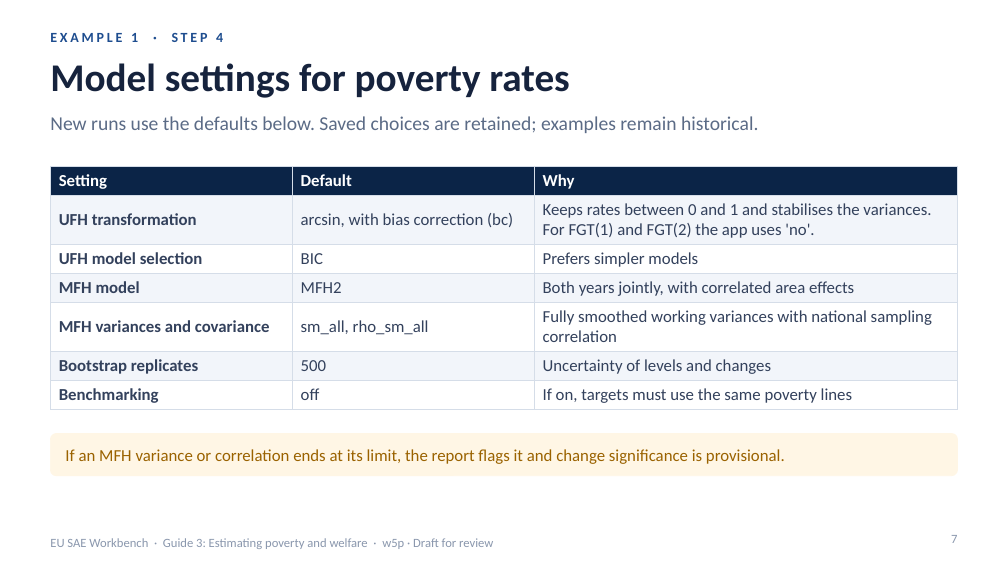
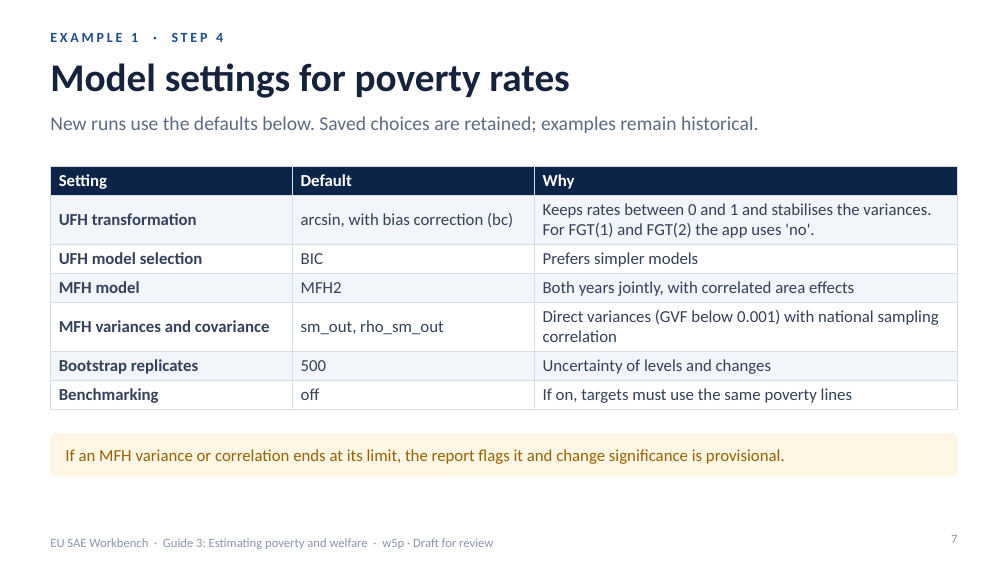
Before and after one commit to Noboyoshida227/eu-sae-application, a slide deck: slide 7 of docs/instructions/English/EU_SAE_Workbench_Guide_3_Estimating_Poverty_and_Welfare.pptx. Drawn at 1008x567 pixels with LibreOffice and Linux fonts; fonts in the diff are those of the drawing. Boxes give left, top, right and bottom in pixels: in the first picture for what was removed or moved away, otherwise in the second. Text is boxed around its words. In the diff, an @@ line names an element or a change of style, - is before the commit and + after.

Commit message:
Add design-effect variance smoothing for MFH
Add an opt-in MFH smoothing mode that models design effects and rebuilds headcount variances using each domain’s rate and sample size. Validate the configuration, fall back to sample-size smoothing for unsupported indicators, and add coverage for smoothing behavior and edge cases.

```diff
--- a/docs/instructions/English/EU_SAE_Workbench_Guide_3_Estimating_Poverty_and_Welfare.pptx
+++ b/docs/instructions/English/EU_SAE_Workbench_Guide_3_Estimating_Poverty_and_Welfare.pptx
@@ table at [50,166,958,407] @@
-row 5, column 2: sm_all, rho_sm_all
+row 5, column 2: sm_out, rho_sm_out
-row 5, column 3: Fully smoothed working variances with national sampling correlation
+row 5, column 3: Direct variances (GVF below 0.001) with national sampling correlation
```
Also in this commit, not shown: 3 other slides changed, 32 other files.
